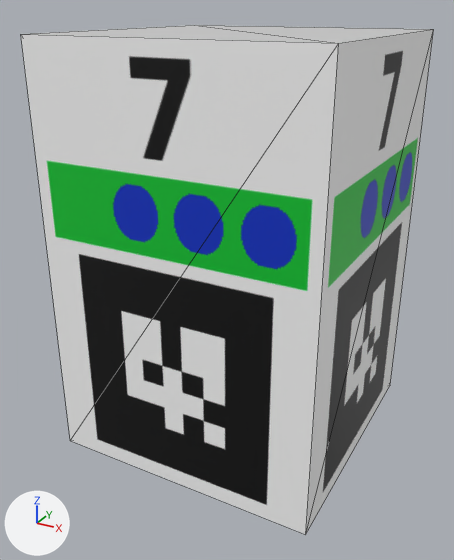
The COLLADA model models/landmarks/L7/meshes/marker_coll.dae, before and after one commit.
Camera for both pictures: a camera (50 mm lens) standing at (2.04, -3.96, 3.17) and looking at (-0.05, -0.15, 1.26). The lights are fixed; the arrows at lower left show +X, +Y and +Z. Mesh edges are drawn as thin lines.
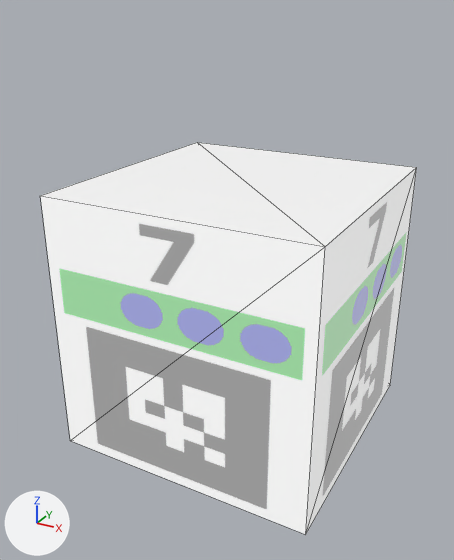
The newer file is also rescaled (x0.5) as a whole; pictures and numbers use the older file's frame.

The change, as a diff of the scene's bpy script:
```diff
--- a/models/landmarks/L7/meshes/marker_coll.dae.py
+++ b/models/landmarks/L7/meshes/marker_coll.dae.py
@@ mat_texture @@
 mat_texture.roughness = 0.44
+mat_texture.emission_color = (0.3, 0.3, 0.3)  # grey #959595
+mat_texture.emission_strength = 1.0
@@ mat_white @@
 mat_white.roughness = 0.44
+mat_white.emission_strength = 1.0
@@ me_cube_001 @@
 me_cube_001.from_pydata(...)  # 8 vertices, 12 faces; spans x -1.0..1.0, y -1.0..1.0, z -1.0..2.0
 # used by ob_cube; location = (0.0, 0.0, 1.0)
+# me_cube_001 part 1: the whole mesh is scaled about its middle by (1, 1, 0.667), then moved by (0.0, 0.0, -0.5)
 me_cube_001.materials.append(mat_texture)
```

Pixel boxes (x1, y1, x2, y2) of what changed, in the pictures (454 x 560 px):
'Cube', recoloured, surface changed, mesh rescaled (9% narrower, 23% shorter): before (21, 25, 434, 535); after (40, 142, 417, 535)
